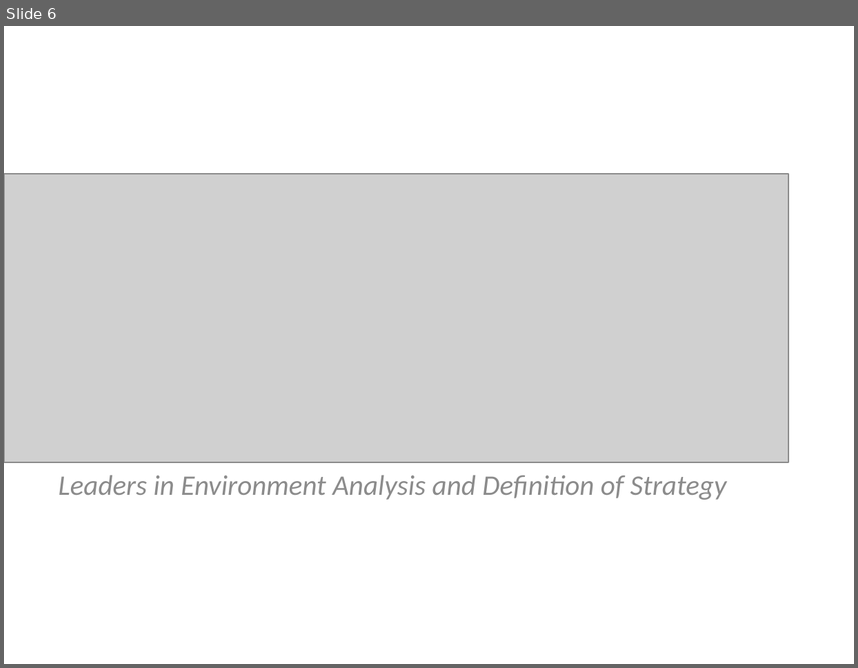
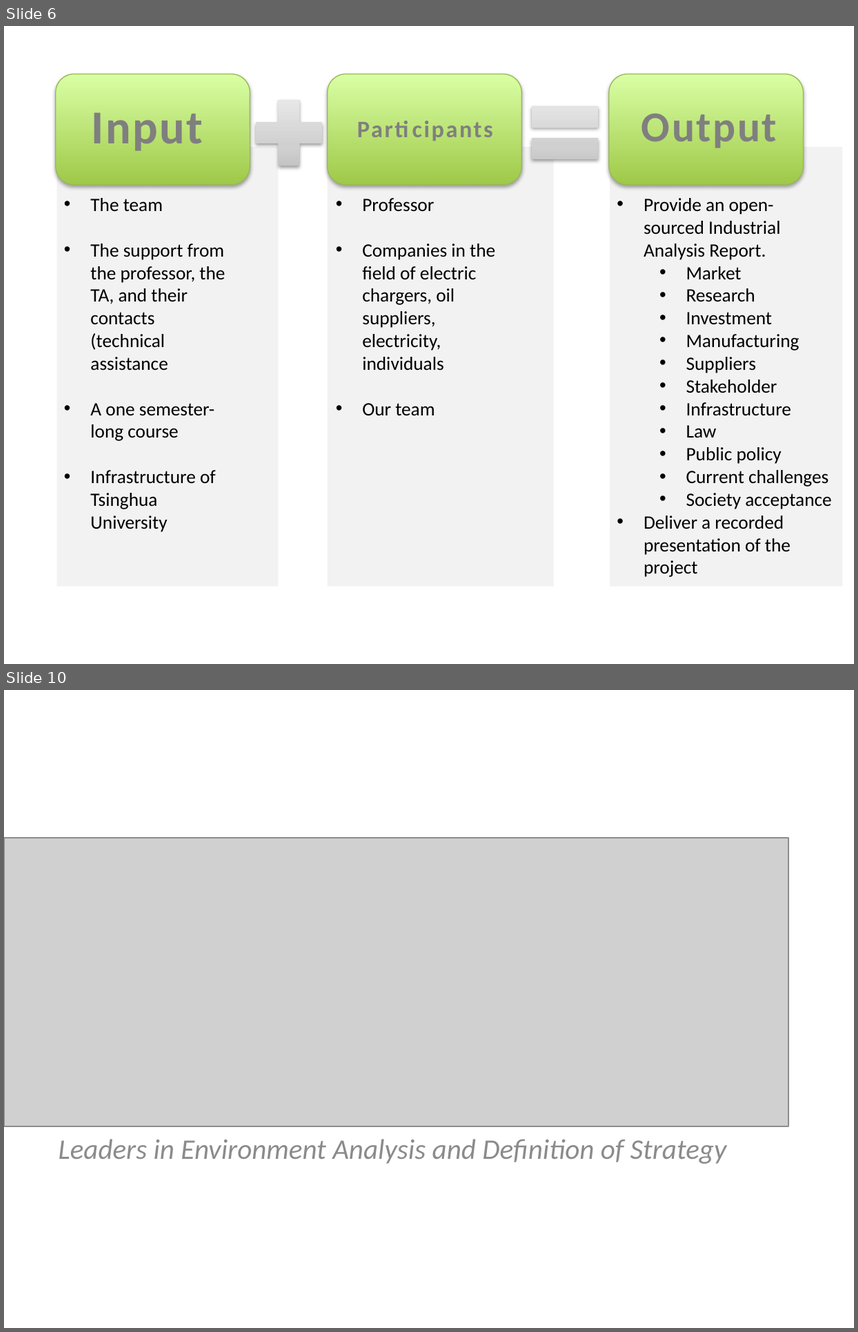
Before and after one commit to VincentHenric/GMS_group5, a slide deck: Group presentation LEADS.pptx. Shown one above the other, each under a label of ours: slide 6 before the commit, slides 6 and 10 after it; the slides between them are not shown. The pictures are 858x668 and 858x1332 pixels, drawn with LibreOffice and Linux fonts; fonts in the diff are those of the drawing; grey boxes stand for pictures; background and template pictures are left out. Boxes give left, top, right and bottom in pixels: in the first picture for what was removed or moved away, otherwise in the second. Text is boxed around its words. In the diff, an @@ line names an element or a change of style, - is before the commit and + after.

```diff
--- a/Group presentation LEADS.pptx
+++ b/Group presentation LEADS.pptx
@@ slide 6 added at [4, 26, 854, 664], background #FFFFFF @@
@@ rounded rectangle added at [56, 74, 250, 184], fill gradient #A0CA4A to #DAFFA5, outline #98B955 0.75 pt @@
@@ rounded rectangle added at [327, 74, 522, 184], fill gradient #A0CA4A to #DAFFA5, outline #98B955 0.75 pt @@
@@ rounded rectangle added at [609, 74, 804, 184], fill gradient #A0CA4A to #DAFFA5, outline #98B955 0.75 pt @@
@@ plus sign added at [243, 88, 334, 177], fill gradient #BDBDBD to #D1D1D1 to #EEEEEE @@
@@ math equal added at [520, 88, 610, 177], fill gradient #BDBDBD to #D1D1D1 to #EEEEEE @@
@@ text added at [91, 113, 203, 151], 40 pt, text #7F7F7F, bold @@
+Input
@@ text added at [343, 109, 506, 147], 20 pt, text #7F7F7F, bold @@
+Participants
@@ text added at [642, 114, 777, 148], 36 pt, text #7F7F7F, bold @@
+Output
@@ rectangle added at [56, 147, 278, 586], fill #F2F2F2 @@
@@ rectangle added at [327, 147, 553, 586], fill #F2F2F2 @@
@@ rectangle added at [610, 147, 842, 586], fill #F2F2F2 @@
@@ text added at [90, 198, 225, 532], 16 pt, text #000000 @@
+• The team
+• The support from the professor, the TA, and their contacts (technical assistance
+• A one semester-long course
+• Infrastructure of Tsinghua University
@@ text added at [362, 198, 495, 416], 16 pt, text #000000 @@
+• Professor
+• Companies in the field of electric chargers, oil suppliers, electricity, individuals
+• Our team
@@ text added at [644, 198, 831, 577], 16 pt, text #000000 @@
+• Provide an open-sourced Industrial Analysis Report.
+  • Market
+  • Research
+  • Investment
+  • Manufacturing
+  • Suppliers
+  • Stakeholder
+  • Infrastructure
+  • Law
+  • Public policy
+  • Current challenges
+  • Society acceptance
+• Deliver a recorded presentation of the project
@@ what was slide 6 is now slide 10 @@
```
Also in this commit, not shown: 6 other slides added, 3 slides removed, 1 other file.
